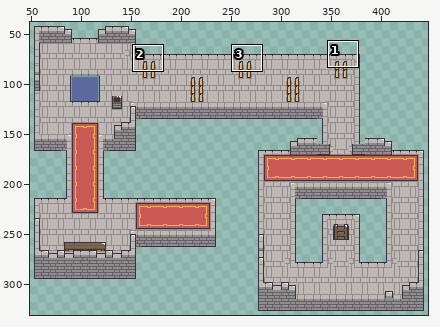
Sprite sheet -- assets/map2.png. The picture above shows the old version from afar; the outline marks the close-up.
Close-up. First the earlier version:
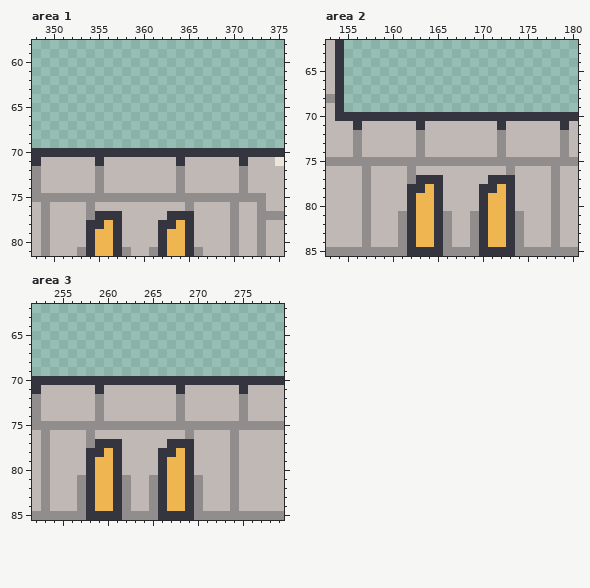
The file is 480x368 pixels. Shown: area 1: x 348..375, y 58..81; area 2: x 153..180, y 62..85; area 3: x 252..279, y 62..85. The wide view leaves out empty margins.
The same view after the edit:
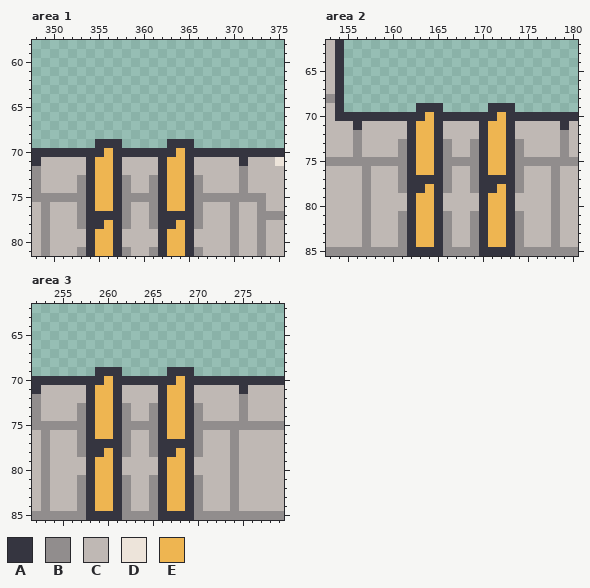
Palette (. is transparent): A #353540  B #918d8d  C #bfb8b4  D #ede4da  E #eeb551
Change:
Area 1:
y 69: x 355..357 ... -> AAA; x 363..365 ... -> AAA
y 70: x 356 A -> E; x 364 A -> E
y 71: x 354..357 CACC -> AEEA; x 362..365 CCAC -> AEEA
y 72: x 354..357 CBCC -> AEEA; x 362..365 CCBC -> AEEA
y 73..74: x 353..358 CCBCCC -> BAEEAB; x 361..366 CCCBCC -> BAEEAB
y 75: x 354..357 BBBB -> AEEA; x 362..365 BBBB -> AEEA
y 76: x 353..358 CBCCCC -> BAEEAB; x 361..366 CCCCBC -> BAEEAB
y 77: x 353..354 CB -> BA; x 358 C -> B; x 361..362 CC -> BA; x 366 C -> B
y 78: x 353 C -> B; x 358 C -> B; x 361 C -> B; x 366 C -> B
Area 2:
y 69: x 163..165 ... -> AAA; x 171..173 ... -> AAA
y 70: x 164 A -> E; x 172 A -> E
y 71: x 162..165 CACC -> AEEA; x 170..173 CCAC -> AEEA
y 72: x 162..165 CBCC -> AEEA; x 170..173 CCBC -> AEEA
y 73..74: x 161..166 CCBCCC -> BAEEAB; x 169..174 CCCBCC -> BAEEAB
y 75: x 162..165 BBBB -> AEEA; x 170..173 BBBB -> AEEA
y 76: x 161..166 CBCCCC -> BAEEAB; x 169..174 CCCCBC -> BAEEAB
y 77: x 161..162 CB -> BA; x 166 C -> B; x 169..170 CC -> BA; x 174 C -> B
y 78: x 161 C -> B; x 166 C -> B; x 169 C -> B; x 174 C -> B
Area 3:
y 69: x 259..261 ... -> AAA; x 267..269 ... -> AAA
y 70: x 260 A -> E; x 268 A -> E
y 71: x 258..261 CACC -> AEEA; x 266..269 CCAC -> AEEA
y 72: x 258..261 CBCC -> AEEA; x 266..269 CCBC -> AEEA
y 73..74: x 257..262 CCBCCC -> BAEEAB; x 265..270 CCCBCC -> BAEEAB
y 75: x 258..261 BBBB -> AEEA; x 266..269 BBBB -> AEEA
y 76: x 257..262 CBCCCC -> BAEEAB; x 265..270 CCCCBC -> BAEEAB
y 77: x 257..258 CB -> BA; x 262 C -> B; x 265..266 CC -> BA; x 270 C -> B
y 78: x 257 C -> B; x 262 C -> B; x 265 C -> B; x 270 C -> B
Where, in picture pixels (left, top, right, bottom), the same in both close-ups:
changed: (77, 139, 203, 229)
changed: (398, 103, 524, 193)
changed: (77, 367, 203, 457)
